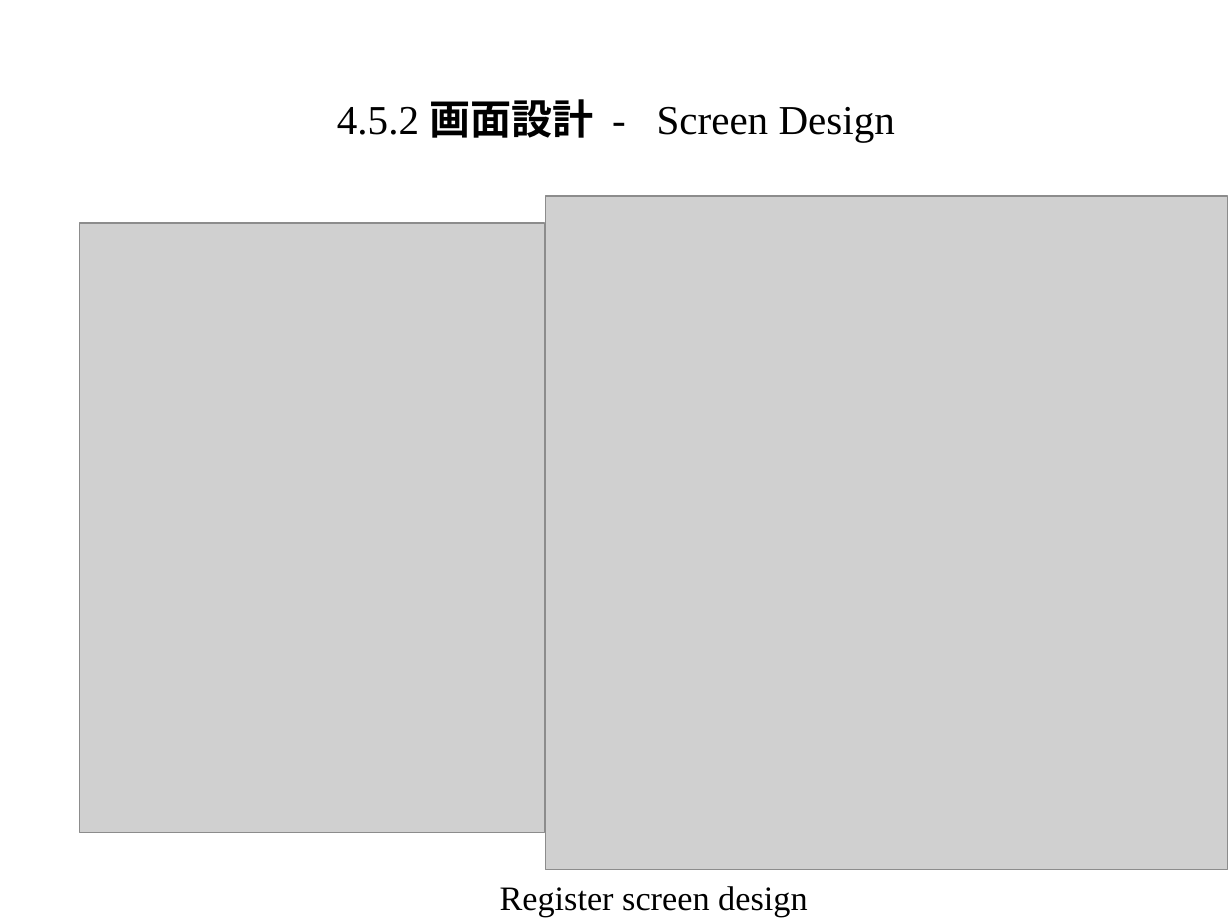
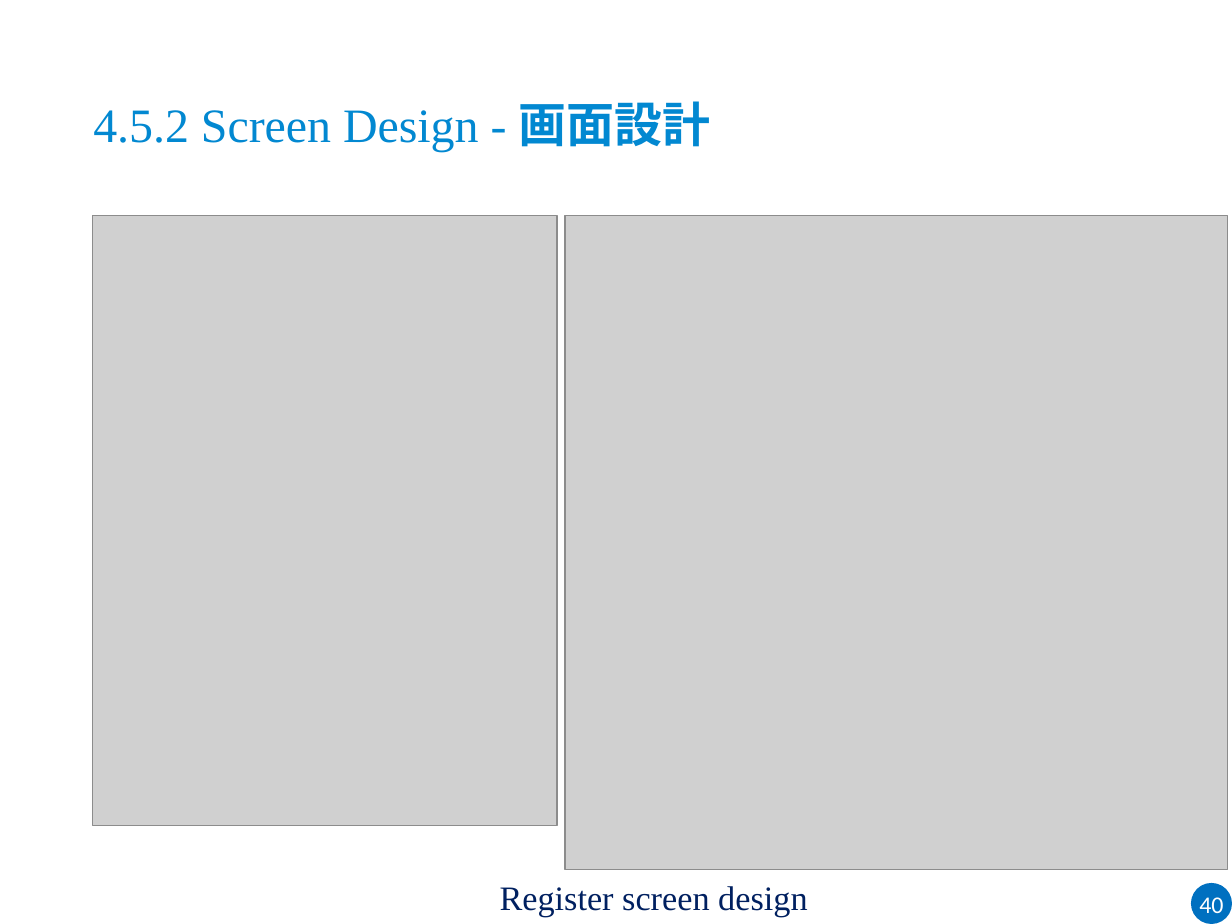
Before and after one commit to sangnvus/2015FALLJS01, a slide deck: slide 43 of WIP/Users/HuyNM/DDL_Slide_v1.0.pptx (slide 20 before the commit). Drawn at 1232x924 pixels with LibreOffice and Linux fonts; fonts in the diff are those of the drawing; grey boxes stand for pictures; background and template pictures are left out. Boxes give left, top, right and bottom in pixels: in the first picture for what was removed or moved away, otherwise in the second. Text is boxed around its words. In the diff, an @@ line names an element or a change of style, - is before the commit and + after.

```diff
--- a/WIP/Users/HuyNM/DDL_Slide_v1.0.pptx
+++ b/WIP/Users/HuyNM/DDL_Slide_v1.0.pptx
@@ title at (93, 101, 710, 152): text changed; size 24 to 28 pt; text colour #000000 to #0288D1 @@
-4.5.2 画面設計 - Screen Design
+4.5.2 Screen Design - 画面設計
@@ picture: place and size @@
-picture at (80, 223, 545, 833)
+picture at (92, 216, 557, 825)
@@ picture: place and size @@
-picture at (546, 196, 1228, 870)
+picture at (565, 216, 1228, 870)
@@ text "Register screen design" at (500, 886, 807, 917): text colour #000000 to #002060 @@
@@ ellipse added at (1191, 883, 1232, 924), fill #0070C0, 14 pt, text #FFFFFF @@
+40
```
Also in this commit, not shown: 28 other slides changed, 47 slides added, 4 slides removed.
